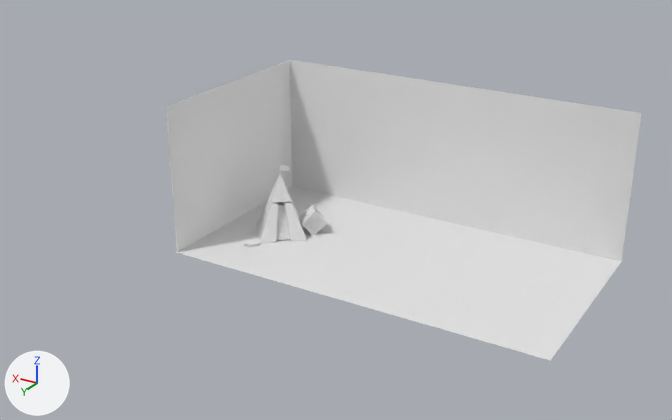
Before and after pictures for a commit that changed the glTF model static/aboutCrate.glb.
One viewpoint serves both versions: a camera (50 mm lens) standing at (-33.1, 60.0, 33.1) and looking at (2.2, 1.0, 3.6). Lighting does not change. The marker at lower left points along +X, +Y and +Z. Where no turn or scale is listed for an object, it has been applied to the vertices. Vertices at the same position are counted once.

Names of what the first picture shows: 'Cone Light', 'Cube.001', 'Cube.003', 'Stairs'.
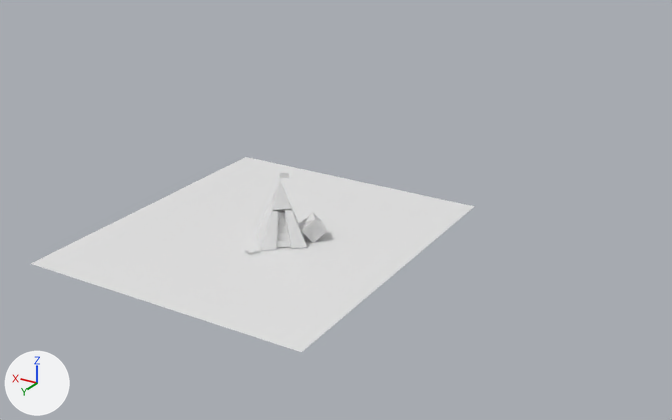
What differs and where, as boxes (x1, y1, x2, y2) in the pictures (672 x 420 px):
```json
{"object": "Cube.003", "change": "reshaped, moved", "before": [166, 60, 641, 361], "after": [31, 157, 475, 352], "on screen": "7% narrower, 35% shorter"}
{"object": "Cube.001", "change": "moved", "before": [257, 197, 307, 243], "after": [257, 204, 307, 251]}
{"object": "Cone Light", "change": "moved", "before": [270, 174, 291, 203], "after": [270, 181, 291, 210]}
{"object": "Stairs", "change": "moved", "before": [277, 202, 290, 240], "after": [277, 209, 290, 247]}
```

The change, as JSON lines over the scene's bpy script:
```json
{"block": "me_cube_002", "where": "me_cube_002.from_pydata(...)  # 7 vertices, 6 faces; spans x -30.4..1.0, y -8.0..8.9, z -1.0..11.3"}
{"block": "me_cube_002", "where": "# used by ob_cube_003; location = (12.09, -0.92, 1.0)"}
{"block": "me_cube_002", "where": "# verts and faces of me_cube_002; kept vertices keep their numbers, new ones are numbered from 7"}
{"block": "me_cube_002", "where": "# before: 0 (-30.4, -8.0, -1.0) at pixel (621, 261), 1 (-30.4, -8.0, 11.3) at pixel (641, 113), 2 (-30.4, 8.9, -1.0) at pixel (550, 360), 3 (1.0, -8.0, -1.0) at pixel (292, 186), 4 (1.0, -8.0, 11.3) at pixel (289, 59)"}
{"block": "me_cube_002", "where": "# before: 5 (1.0, 8.9, -1.0) at pixel (176, 252), 6 (1.0, 8.9, 11.3) at pixel (166, 106)"}
{"block": "me_cube_002", "change": "me_cube_002 part 1"}
{"op": "add", "block": "me_cube_002", "code": "delete_vertices([*range(0, 7)])  # with the faces that use them"}
{"op": "add", "block": "me_cube_002", "code": "verts[7] = (-25.3, -14.0, -1.7)  # pixel (474, 206)"}
{"op": "add", "block": "me_cube_002", "code": "verts[8] = (-25.3, 15.5, -1.7)  # pixel (301, 352)"}
{"op": "add", "block": "me_cube_002", "code": "verts[9] = (0.8, -14.0, -1.7)  # pixel (245, 156)"}
{"op": "add", "block": "me_cube_002", "code": "verts[10] = (0.8, 15.5, -1.7)  # pixel (30, 263)"}
{"op": "add", "block": "me_cube_002", "code": "faces += [(7, 9, 8), (8, 9, 10)]"}
{"op": "set", "path": "ob_cone_light.location", "old": "(8.02, 0.36, 4.25)", "new": "(8.02, 0.36, 3.58)"}
{"op": "set", "path": "ob_cube_001.location", "old": "(8.03, 0.37, 2.78)", "new": "(8.03, 0.37, 2.12)"}
{"op": "set", "path": "ob_stairs.location", "old": "(8.03, 0.37, 2.78)", "new": "(8.03, 0.37, 2.12)"}
{"op": "set", "path": "ob_cube_003.location", "old": "(12.09, -0.92, 1.0)", "new": "(22.05, -0.92, 1.04)"}
```
